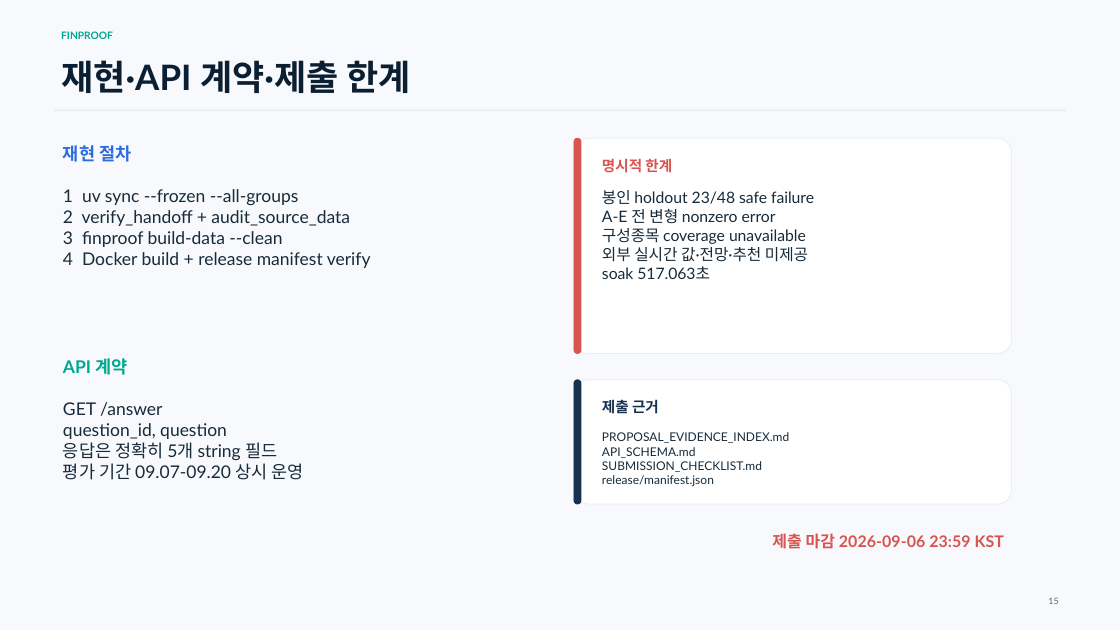
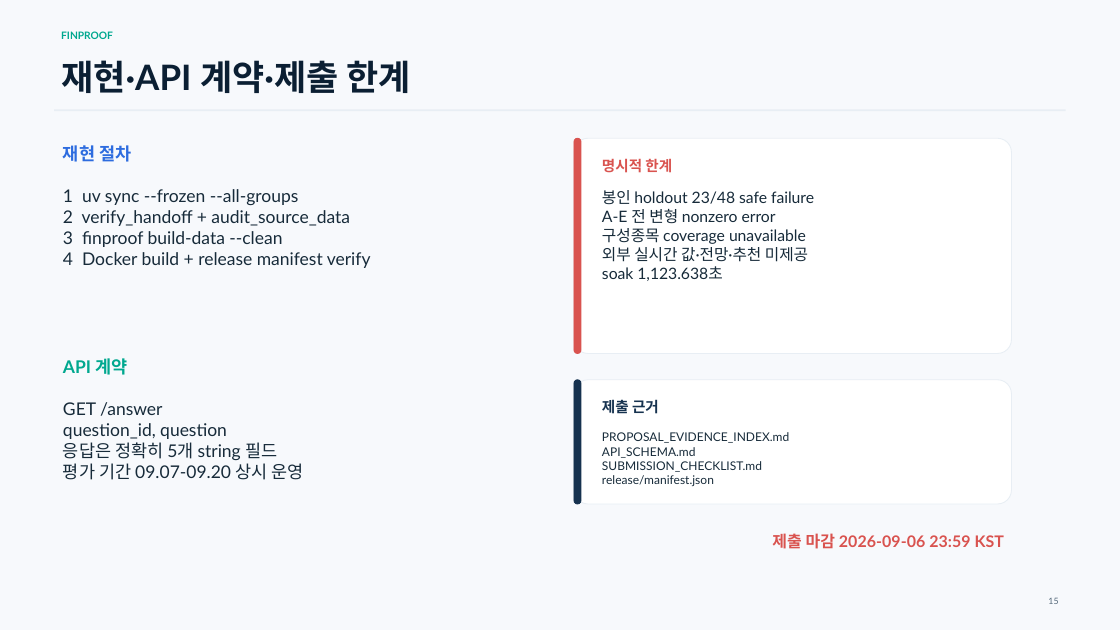
Before and after one commit to tskwak111/mirae_agent, a slide deck: slide 15 of docs/submission/FinProof_Technical_Proposal.pptx. Drawn at 1120x630 pixels with LibreOffice and Linux fonts; fonts in the diff are those of the drawing. Boxes give left, top, right and bottom in pixels: in the first picture for what was removed or moved away, otherwise in the second. Text is boxed around its words. In the diff, an @@ line names an element or a change of style, - is before the commit and + after.

```diff
--- a/docs/submission/FinProof_Technical_Proposal.pptx
+++ b/docs/submission/FinProof_Technical_Proposal.pptx
@@ text at [602,266,722,281]: text changed @@
-soak 517.063초
+soak 1,123.638초
```
Also in this commit, not shown: 2 other slides changed, 8 other files.
